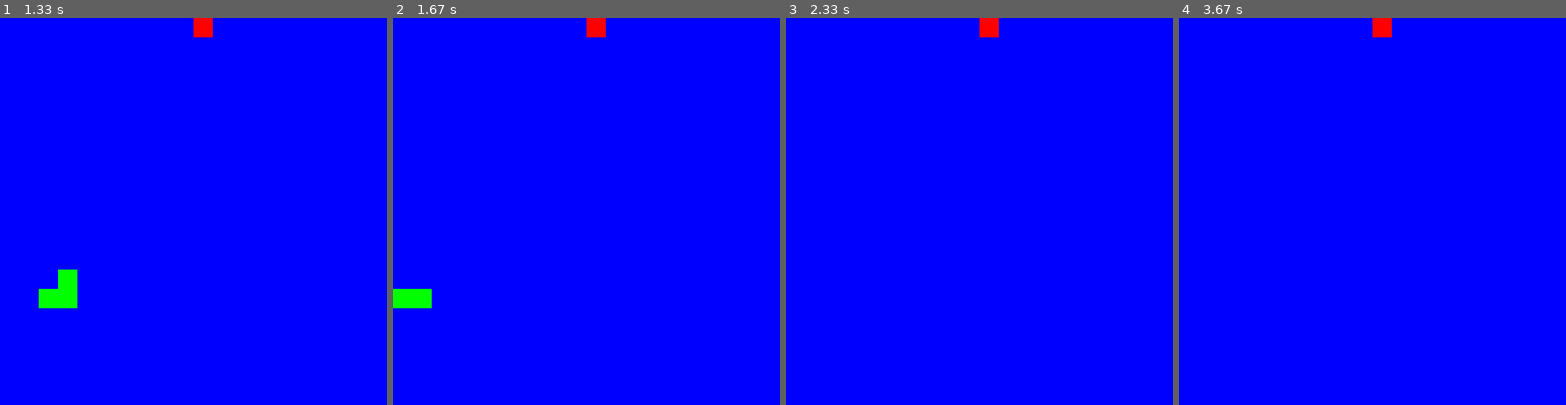
Above: before the commit, frames 1-4 (left to right).
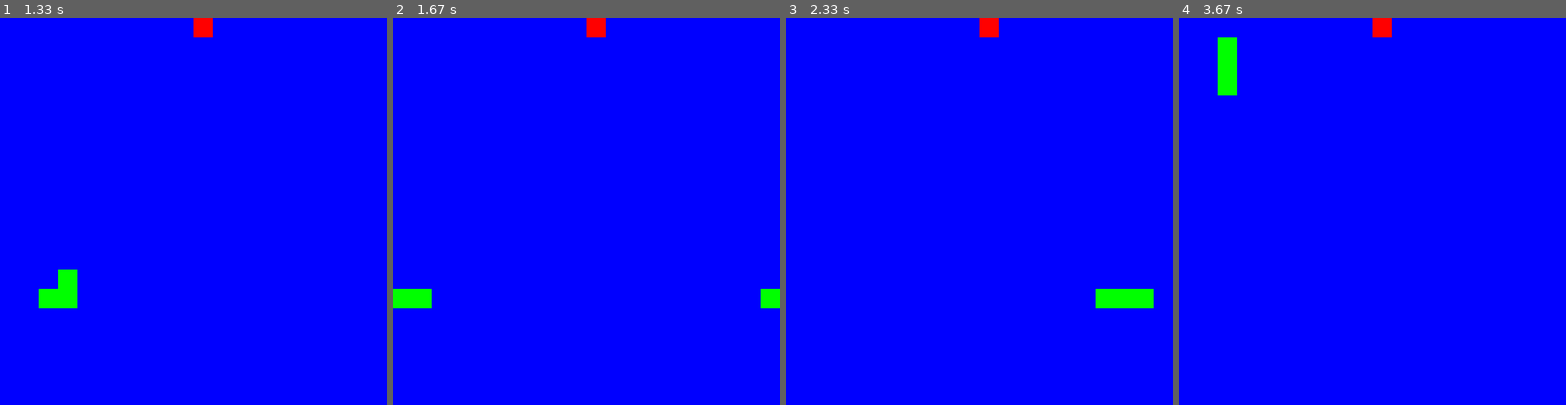
Above: after the commit, the same moments.

Repository: artzevs/snake
Game: pygame game, started from main.py
Two runs of this game, one before a commit and one after it. Both use one fixed random seed, a clock stepped at 60 frames per second and the inputs below.
Inputs:
- Up to frame 1 (1.33 s): hold Left 0.33-0.87 s; hold Down 0.9-1.2 s; hold Left from 1.23 s (still down)
- Up to frame 2 (1.67 s): release Left at 1.63 s
- Up to frame 3 (2.33 s): hold Right from 2.07 s (still down)
- Up to frame 4 (3.67 s): release Right at 2.7 s; hold Down 2.73-3.1 s; tap W at 3.63 s

Frame 1 is identical in both runs. In frame 2, 0.2% of the frame differs, in the area x 95-100%, y 70-75%; in frame 3, 0.8%, in the area x 80-95%, y 70-75%; in frame 4, 0.8%.

Commit message:
snake is not dying when contact the wall

Diff:
--- a/main.py
+++ b/main.py
@@ -16,7 +16,9 @@
 
     def move_snake(self):
         body_copy = self.body[:-1]
-        body_copy.insert(0, body_copy[0] + self.direction)
+        head_position = Vector2((body_copy[0].x + self.direction.x) % cell_number,
+                                (body_copy[0].y + self.direction.y) % cell_number)
+        body_copy.insert(0, head_position)
         self.body = body_copy
 
     def add_block(self):
@@ -45,13 +47,13 @@
 
     def update(self):
         self.snake.move_snake()
-        self.check_collistion()
+        self.check_collision()
 
     def draw_elements(self):
         self.fruit.draw_fruit()
         self.snake.draw_snake()
 
-    def check_collistion(self):
+    def check_collision(self):
         if self.fruit.position == self.snake.body[0]:
             self.snake.add_block()
             self.fruit.new_fruit()
@@ -62,8 +64,11 @@
 cell_size = 40
 cell_number = 20
 
+
 screen = pygame.display.set_mode((cell_number * cell_size, cell_number * cell_size))
 clock = pygame.time.Clock()
+
+
 
 main_game = Main()
 
